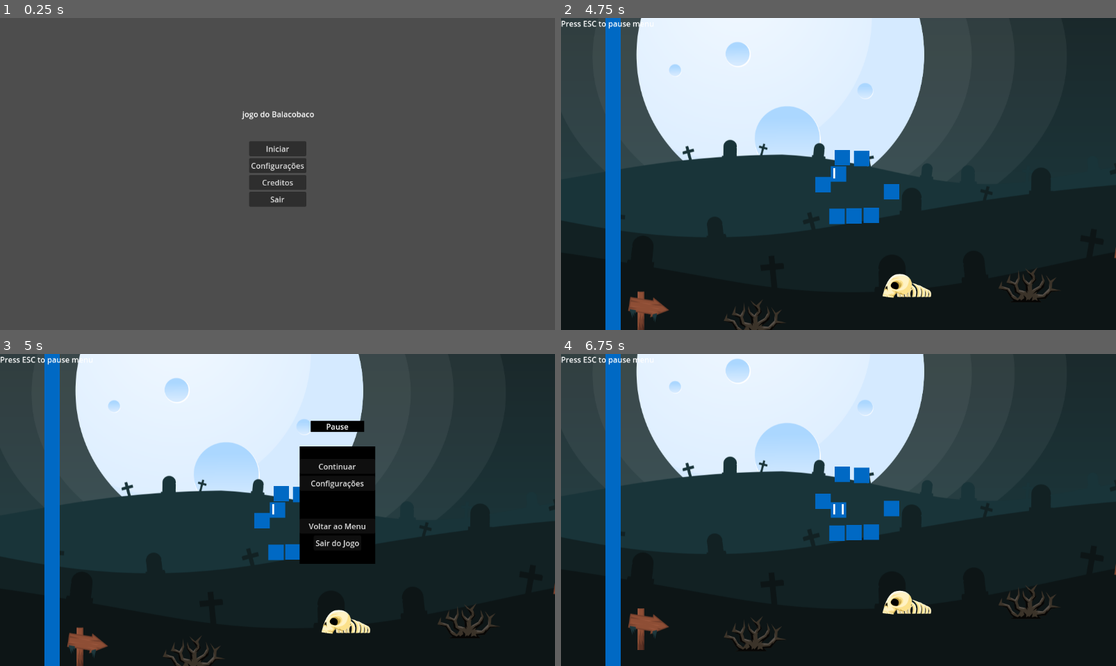
Above: before the commit, frames 1-4 (two rows, left to right).
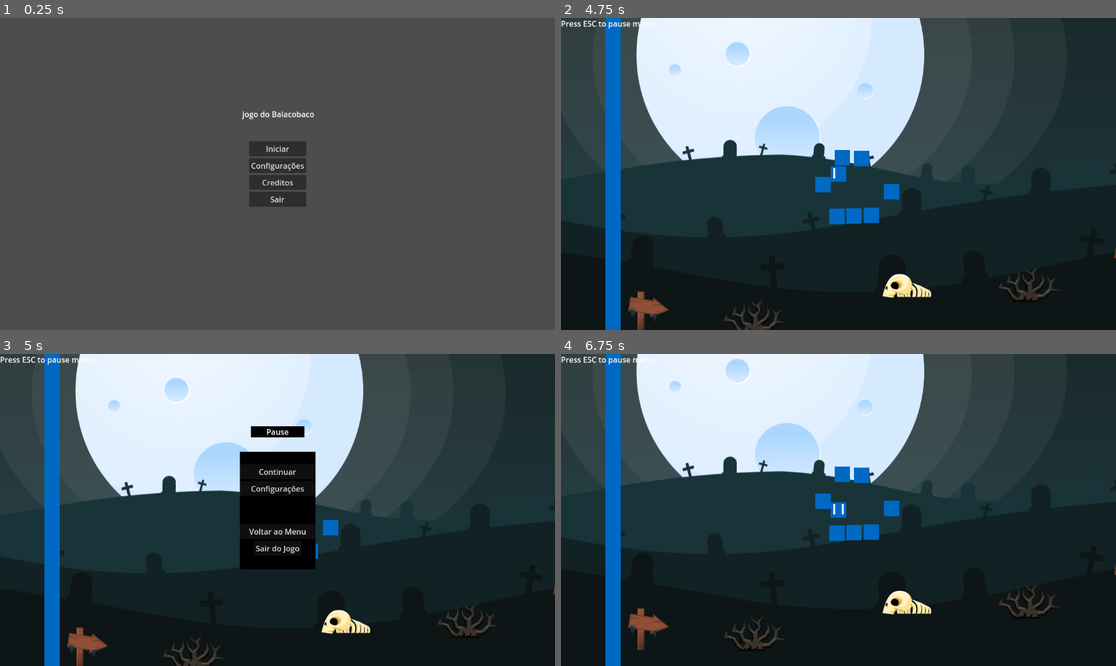
Above: after the commit, the same moments.

Repository: gsmereka/42-Game-Jam
Game: Godot game, scene res://Scenes/UI/Menu/menu.tscn
Same seed, same stepped clock (60 frames per second), same inputs: the game is played once before the commit and once after it.
Inputs:
- Up to frame 1 (0.25 s): no input
- Up to frame 2 (4.75 s): click "Iniciar" at 0.5 s; tap Enter at 1.25, 3.5 s; hold Right (ui_right) 1.28-2.03 s; hold Down (ui_down) 2.03-2.78 s; tap Space at 2.75, 4.25 s; hold Right (ui_right) 2.78-3.53 s; hold Up (ui_up) 3.53-4.28 s; hold Left (ui_left) from 4.28 s (still down)
- Up to frame 3 (5 s): keep holding Left (ui_left); tap Escape (Esc) at 4.9 s
- Up to frame 4 (6.75 s): release Left (ui_left) at 5.75 s; click "Continuar" at 5.75 s; tap Enter at 6.5 s; hold Down (ui_down) from 6.53 s (still down)

Frames 1-2 are identical in both runs. In frame 3, 8.8% of the frame differs, in the area x 43-68%, y 21-70%; in frame 4, nothing differs.

Commit message:
feat: update pause menu

Diff:
--- a/Scenes/Game/characters/state_move.gd
+++ b/Scenes/Game/characters/state_move.gd
@@ -23,7 +23,6 @@
 	vector.y = Input.get_action_strength("ui_down") - Input.get_action_strength("ui_up")
 	manageSprites(vector)
 
-
 	vector = vector.normalized()
 
 	player.velocity = vector * player.moveSpeed
--- a/Scenes/StateMachine/state_manager.tscn
+++ b/Scenes/StateMachine/state_manager.tscn
@@ -2,6 +2,5 @@
 
 [ext_resource type="Script" uid="uid://cl57in1tiq8ar" path="res://Scenes/StateMachine/state_manager.gd" id="1_2dktn"]
 
-[node name="StateManager" type="Node2D" node_paths=PackedStringArray("initial_state")]
+[node name="StateManager" type="Node2D"]
 script = ExtResource("1_2dktn")
-initial_state = NodePath("")
--- a/Scenes/UI/Pause/pause.gd
+++ b/Scenes/UI/Pause/pause.gd
@@ -1,4 +1,4 @@
-extends Control
+extends CanvasLayer
 
 
 func _on_continue_pressed() -> void:
--- a/Scenes/UI/Pause/pause.tscn
+++ b/Scenes/UI/Pause/pause.tscn
@@ -9,21 +9,12 @@
 [sub_resource type="Theme" id="Theme_kpsrv"]
 /styles/background = null
 
-[node name="Pause" type="Control"]
+[node name="Pause" type="CanvasLayer"]
 process_mode = 3
-layout_mode = 3
-anchors_preset = 15
-anchor_right = 1.0
-anchor_bottom = 1.0
-grow_horizontal = 2
-grow_vertical = 2
-size_flags_horizontal = 4
-size_flags_vertical = 4
 script = ExtResource("1_7vy5o")
 metadata/_edit_lock_ = true
 
 [node name="ButtonBlock" type="ColorRect" parent="."]
-layout_mode = 1
 anchors_preset = 15
 anchor_right = 1.0
 anchor_bottom = 1.0
@@ -41,7 +32,6 @@
 node_ref = NodePath("../Pause Label")
 
 [node name="Pause Label" type="Label" parent="."]
-layout_mode = 1
 anchors_preset = -1
 anchor_left = 0.5
 anchor_top = 0.222
@@ -66,7 +56,6 @@
 node_ref = NodePath("../VBoxContainer")
 
 [node name="VBoxContainer" type="VBoxContainer" parent="."]
-layout_mode = 1
 anchors_preset = 8
 anchor_left = 0.5
 anchor_top = 0.5
